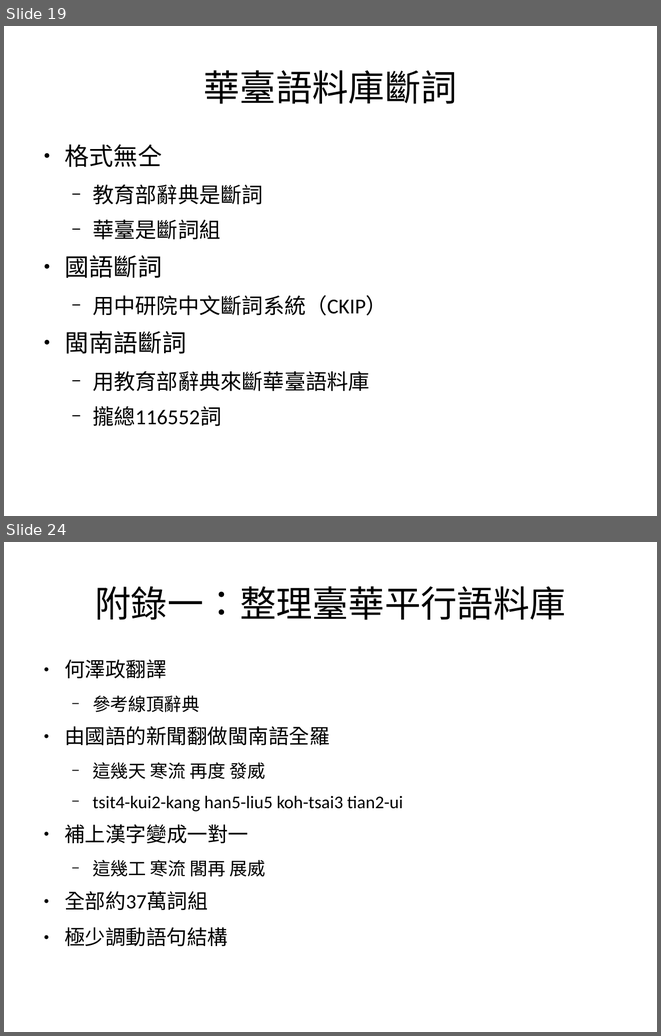
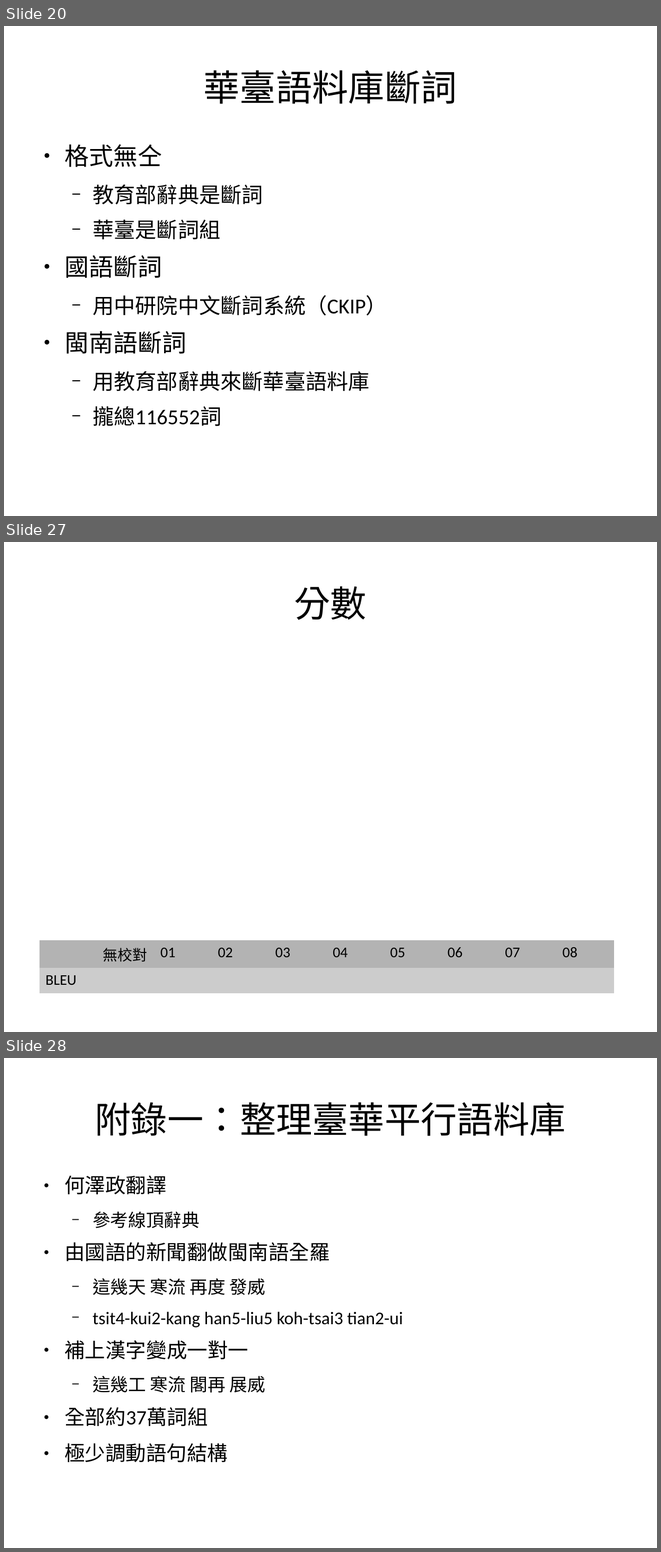
Before and after one commit to sih4sing5hong5/po3-ko3_tau5-iann2-phinn3, a slide deck: 翻譯報告.odp. Shown one above the other, each under a label of ours: slides 19 and 24 before the commit, slides 20, 27 and 28 after it; the slides between them are not shown. The pictures are 661x1036 and 661x1552 pixels, drawn with LibreOffice and Linux fonts; fonts in the diff are those of the drawing. Boxes give left, top, right and bottom in pixels: in the first picture for what was removed or moved away, otherwise in the second. Text is boxed around its words. In the diff, an @@ line names an element or a change of style, - is before the commit and + after.

```diff
--- a/翻譯報告.odp
+++ b/翻譯報告.odp
@@ slide 27 added at (4,542,657,1032), background #FFFFFF @@
@@ title added at (294,586,367,620), 44 pt, text #000000 @@
+分數
@@ table added at (40,940,615,994), 2 rows, 10 columns @@
+ | 無校對 | 01 | 02 | 03 | 04 | 05 | 06 | 07 | 08
+BLEU |  |  |  |  |  |  |  |  | 
@@ what was slide 19 is now slide 20 @@
@@ what was slide 24 is now slide 28 @@
```
Also in this commit, not shown: 10 slides changed, 5 other slides added, 3 slides removed.
